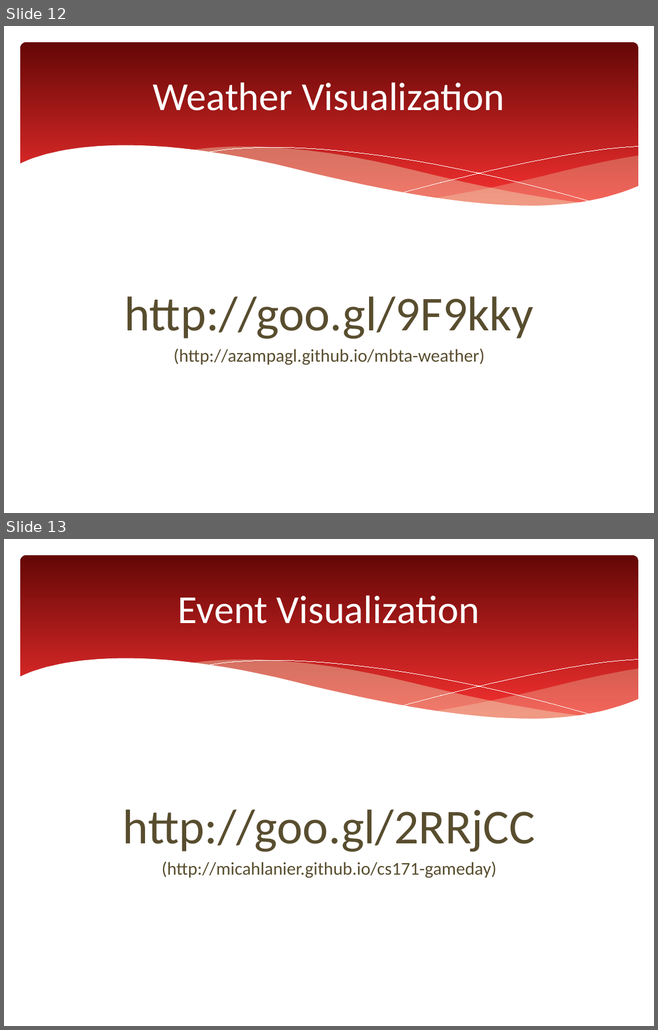
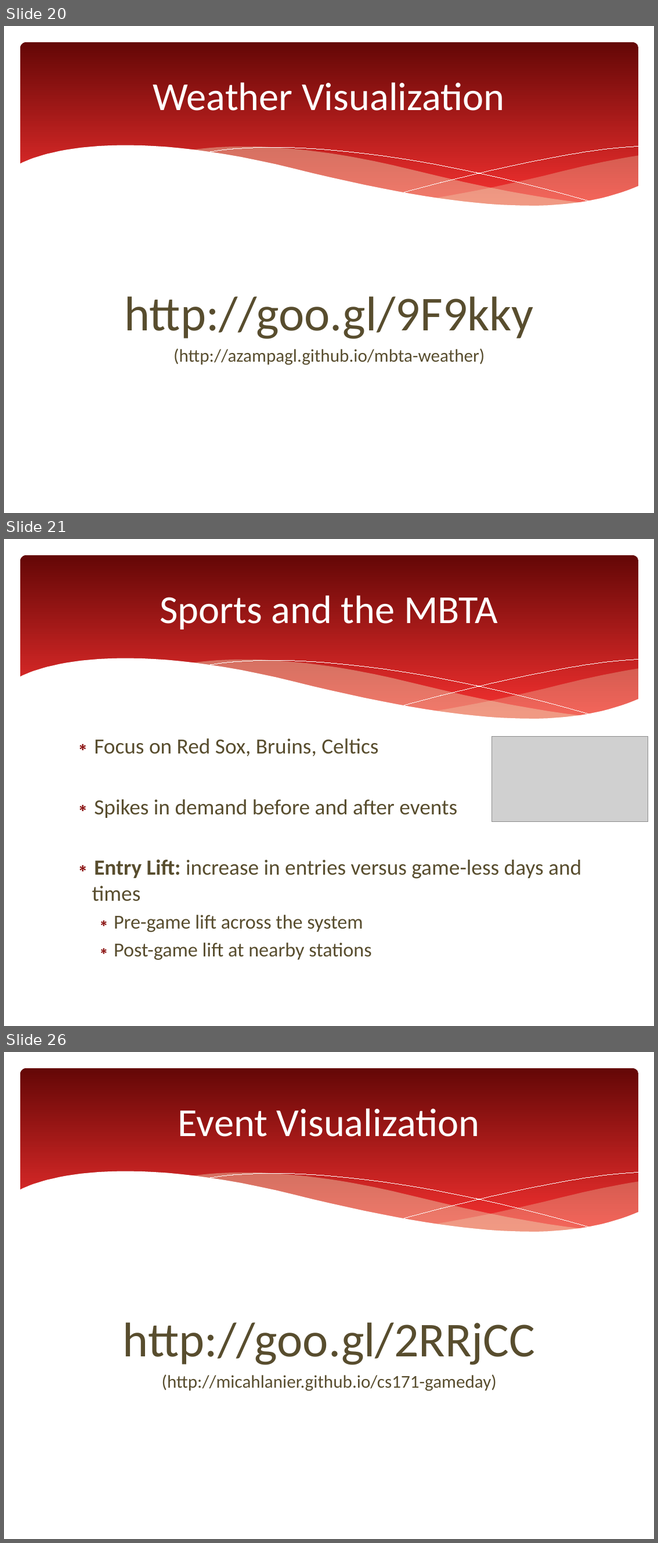
Before and after one commit to azampagl/harvard-capstone, a slide deck: docs/presentations/executive/mbta-capstone_executive.pptx. Shown one above the other, each under a label of ours: slides 12 and 13 before the commit, slides 20, 21 and 26 after it; the slides between them are not shown. The pictures are 658x1030 and 658x1543 pixels, drawn with LibreOffice and Linux fonts; fonts in the diff are those of the drawing; grey boxes stand for pictures. Boxes give left, top, right and bottom in pixels: in the first picture for what was removed or moved away, otherwise in the second. Text is boxed around its words. In the diff, an @@ line names an element or a change of style, - is before the commit and + after.

```diff
--- a/docs/presentations/executive/mbta-capstone_executive.pptx
+++ b/docs/presentations/executive/mbta-capstone_executive.pptx
@@ slide 21 added at (4,539,654,1026), background #FFFFFF; not listed: 6 template elements that a slide beside it also shows @@
@@ title added at (159,595,498,629), 44 pt, text #FFFFFF @@
+Sports and the MBTA
@@ text added at (92,739,581,960), 24 pt, text #584D2E @@
+∗ Focus on Red Sox, Bruins, Celtics
+∗ Spikes in demand before and after events
+∗ Entry Lift: increase in entries versus game-less days and times
+  ∗ Pre-game lift across the system
+  ∗ Post-game lift at nearby stations
@@ picture added at (491,736,647,821) @@
@@ what was slide 12 is now slide 20 @@
@@ what was slide 13 is now slide 26 @@
```
Also in this commit, not shown: 1 slide changed, 13 other slides added, 1 slide removed, 8 other files.
